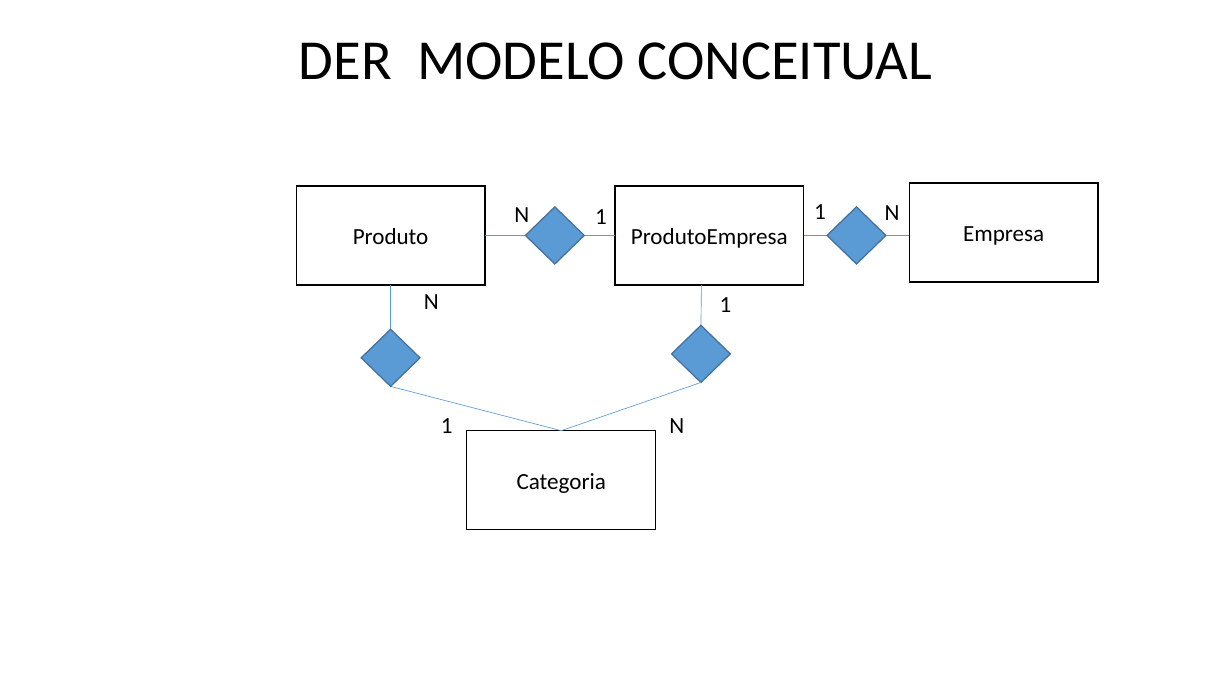
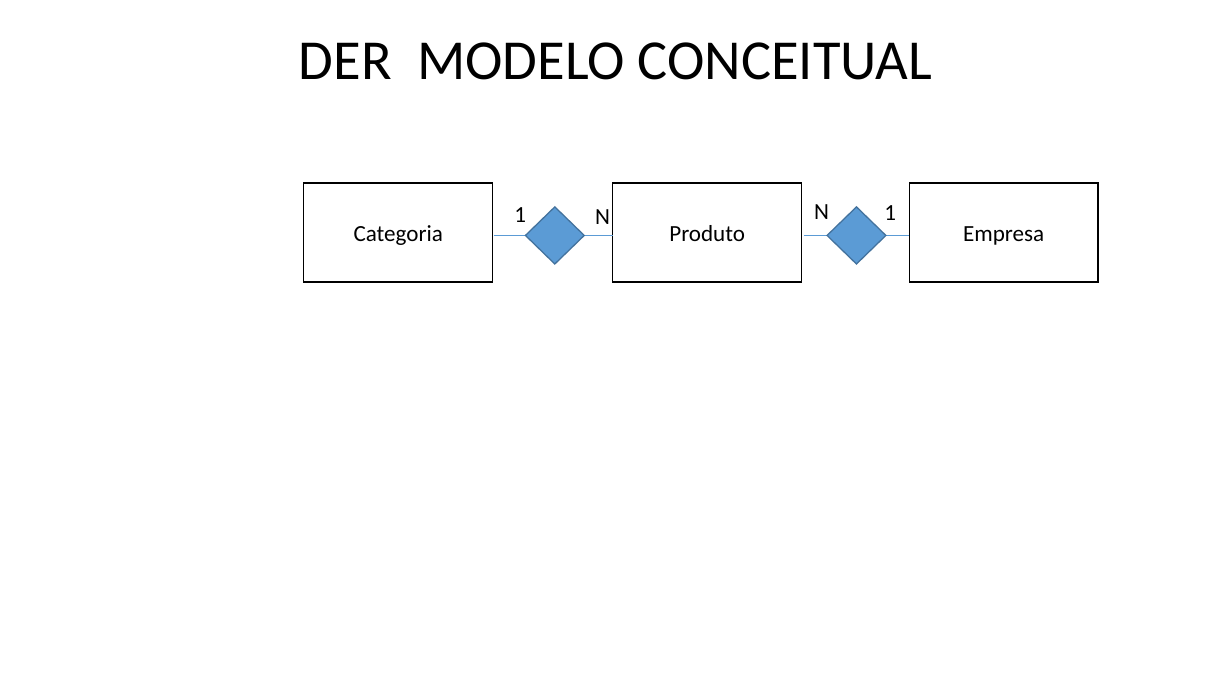
Before and after one commit to PedroAssencao/Cardapio, a slide deck: slide 1 of Cardápio/Documentação/Documentação Cardapio.pptx. Drawn at 1232x693 pixels with LibreOffice and Linux fonts; fonts in the diff are those of the drawing. Boxes give left, top, right and bottom in pixels: in the first picture for what was removed or moved away, otherwise in the second. Text is boxed around its words. In the diff, an @@ line names an element or a change of style, - is before the commit and + after.

```diff
--- a/Cardápio/Documentação/Documentação Cardapio.pptx
+++ b/Cardápio/Documentação/Documentação Cardapio.pptx
@@ rectangle "Categoria": place and size @@
-rectangle "Categoria" at [467,431,656,530]
+rectangle "Categoria" at [304,183,494,282]
@@ text "1": place and size @@
-text "1" at [595,209,607,224]
+text "1" at [514,207,526,222]
@@ text "N": place and size @@
-text "N" at [514,207,529,222]
+text "N" at [595,209,610,224]
@@ rectangle "Produto": place and size @@
-rectangle "Produto" at [296,186,485,285]
+rectangle "Produto" at [613,183,802,282]
@@ rectangle removed at [615,186,804,285] @@
-ProdutoEmpresa
@@ text "N": place and size @@
-text "N" at [885,205,900,220]
+text "N" at [814,204,829,219]
@@ text "1": place and size @@
-text "1" at [814,204,826,219]
+text "1" at [884,205,896,220]
@@ line moved from (485, 236) - (615, 236) to (494, 236) - (613, 236) @@
@@ line removed from (391, 329) to (391, 285) @@
@@ text removed at [424,294,439,309] @@
-N
@@ line removed from (701, 327) to (701, 285) @@
@@ text removed at [720,297,732,312] @@
-1
@@ diamond removed at [361,329,421,386] @@
@@ diamond removed at [672,325,731,383] @@
@@ line removed from (561, 431) to (391, 386) @@
@@ line removed from (561, 431) to (701, 383) @@
@@ text removed at [441,418,453,433] @@
-1
@@ text removed at [669,418,684,433] @@
-N
```
Also in this commit, not shown: 3 other slides changed, 2 slides removed, 32 other files.
